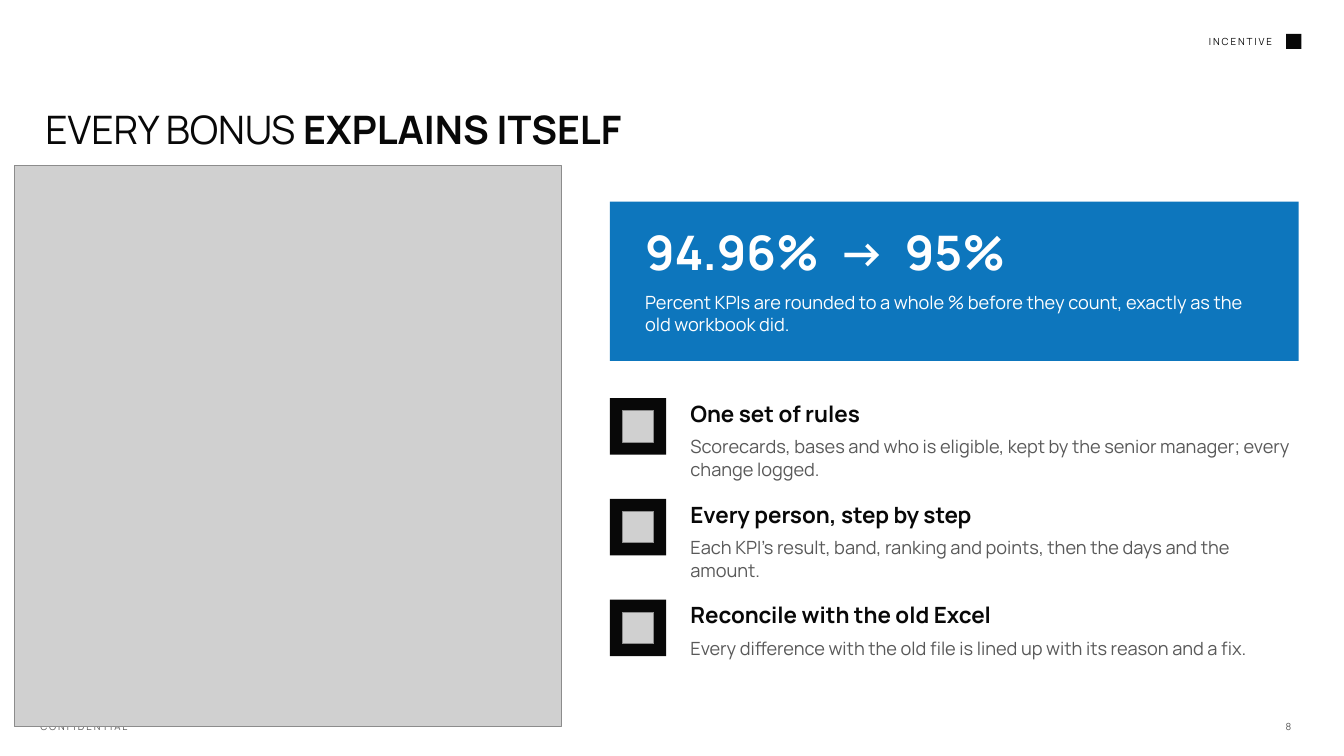
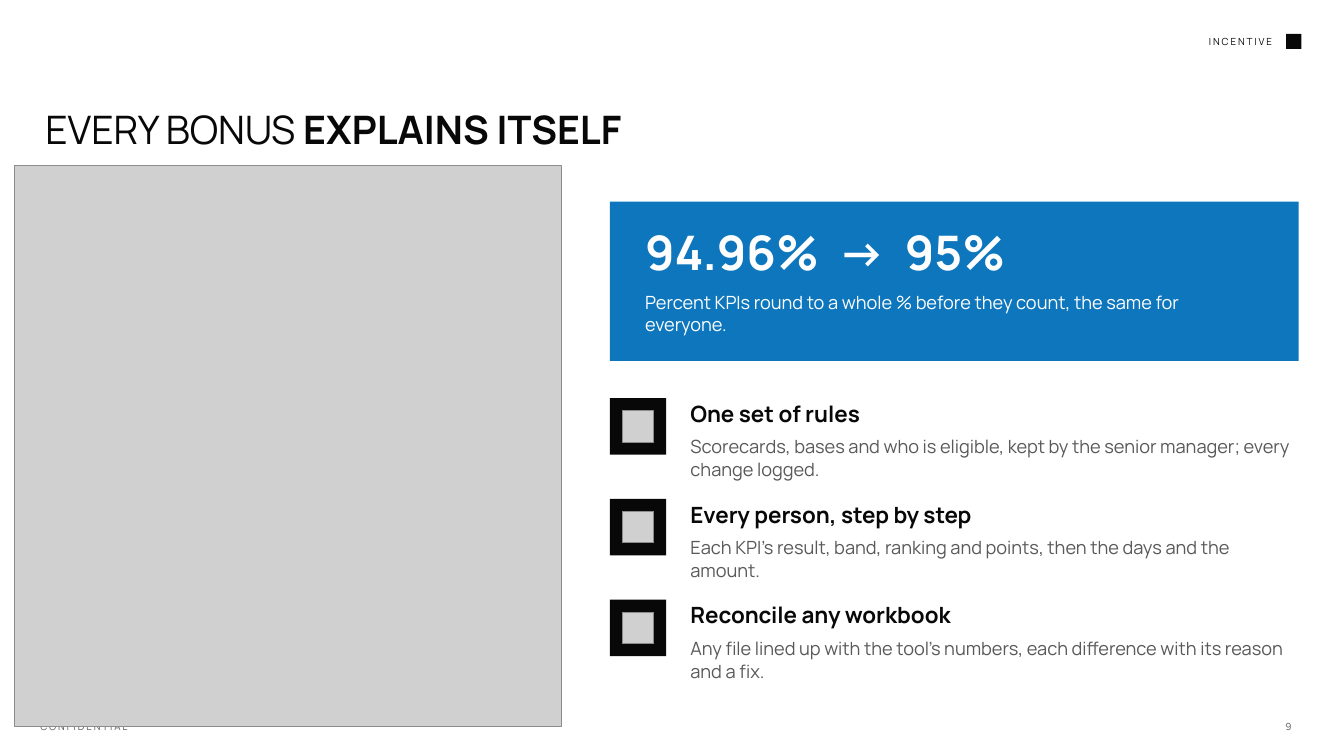
Before and after one commit to Wizdeed1/s, a slide deck: slide 9 of final/MC Monthly Report Builder - Overview.pptx (slide 8 before the commit). Drawn at 1344x756 pixels with LibreOffice and Linux fonts; fonts in the diff are those of the drawing; grey boxes stand for pictures; background and template pictures are left out. Boxes give left, top, right and bottom in pixels: in the first picture for what was removed or moved away, otherwise in the second. Text is boxed around its words. In the diff, an @@ line names an element or a change of style, - is before the commit and + after.

```diff
--- a/final/MC Monthly Report Builder - Overview.pptx
+++ b/final/MC Monthly Report Builder - Overview.pptx
@@ text at <box>645,295,1179,336</box>: text changed @@
-Percent KPIs are rounded to a whole % before they count, exactly as the old workbook did.
+Percent KPIs round to a whole % before they count, the same for everyone.
@@ text at <box>690,606,951,629</box>: text changed @@
-Reconcile with the old Excel
+Reconcile any workbook
@@ text at <box>690,641,1283,678</box>: text changed @@
-Every difference with the old file is lined up with its reason and a fix.
+Any file lined up with the tool's numbers, each difference with its reason and a fix.
```
Also in this commit, not shown: 12 other slides changed, 3 slides added, 1 slide removed, 4 other files.
